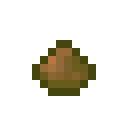
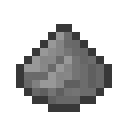
Layered file, before and after one edit (w=128, h=128). Changes by layer:
showed "stone", painted on it over [16, 24, 112, 112]
hid "tiny_stone" over [32, 40, 96, 96]
